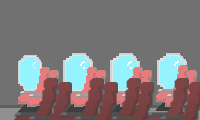
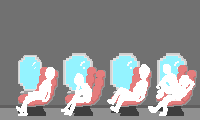
Comparing the layer stacks of the two 200×120 images. Changes:
added layer "plane Person 1" above "Plane person 2" over [left=148, top=75, right=195, bottom=116]
added layer "Plane person 2" above "Plane person 3" over [left=156, top=64, right=178, bottom=99]
added layer "Plane person 3" above "plane person 4" over [left=61, top=73, right=92, bottom=116]
added layer "plane person 4" above "Layer 25" over [left=107, top=64, right=150, bottom=113]
added layer "plane person 5" above "Foreground cahir" over [left=16, top=67, right=55, bottom=116]
hid "Layer 18", moved it into group "Foreground cahir" over [left=74, top=82, right=118, bottom=120]
hid "Layer 17", moved it into group "Foreground cahir" over [left=59, top=78, right=104, bottom=120]
hid "Layer 16", moved it into group "Foreground cahir" over [left=110, top=82, right=154, bottom=120]
hid "Layer 15", moved it into group "Foreground cahir" over [left=96, top=78, right=141, bottom=120]
hid "Layer 20", moved it into group "Foreground cahir" over [left=28, top=82, right=72, bottom=120]
hid "Layer 19", moved it into group "Foreground cahir" over [left=13, top=78, right=58, bottom=120]
hid "Layer 14", moved it into group "Foreground cahir" over [left=159, top=82, right=200, bottom=120]
hid "ForegroundChairs", moved it into group "Foreground cahir" over [left=144, top=78, right=200, bottom=120]
